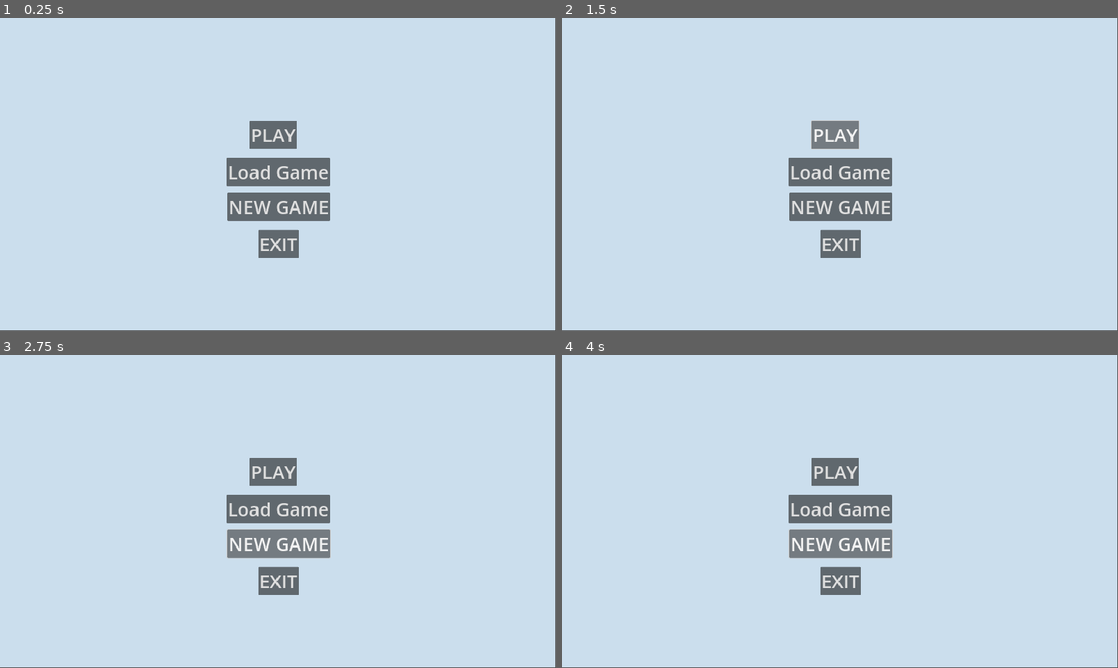
Above: before the commit, frames 1-4 (two rows, left to right).
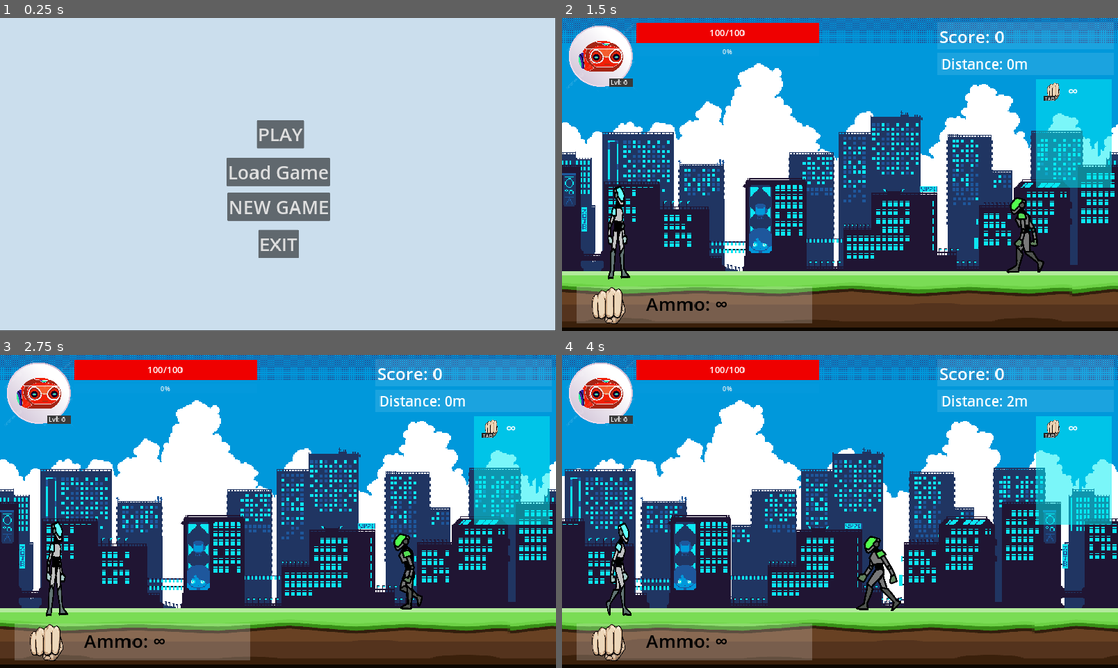
Above: after the commit, the same moments.

Repository: PandaHunterX/Cyber-Blasters
Game: Godot game, scene res://main_menu.tscn
Two runs of this game, one before a commit and one after it. Both use one fixed random seed, a clock stepped at 60 frames per second and the inputs below. Sound files missing from this copy of the repository are replaced by a short silence.
Inputs (mouse positions are in pixels of both pictures, inside the frame that each line leads up to):
- Up to frame 1 (0.25 s): no input
- Up to frame 2 (1.5 s): click "PLAY" at 0.5 s; click (834, 133) at 1.25 s, where only the run before the commit has a clickable "PLAY"
- Up to frame 3 (2.75 s): click (278, 542) at 2 s, where only the run before the commit has a clickable "NEW GAME"
- Up to frame 4 (4 s): click (840, 542) at 2.75 s, where only the run before the commit has a clickable "NEW GAME"; tap Enter at 3.5 s; hold D (right) from 3.53 s (still down); hold E (attack) from 3.53 s (still down)

The runs differ from the first frame. In frame 1, 0.4% of the frame differs, in the area x 44-55%, y 32-42%; in frame 2, 100%; in frame 3, 100%, in the area x 0-100%, y 0-100%; in frame 4, 100%.

Commit message:
Fix Main Menu

Diff:
--- a/game.gd
+++ /dev/null
@@ -1,18 +0,0 @@
-extends Node
-
-@onready var weak_enemy = preload("res://scenes/enemy_weak.tscn")
-
-func _ready() -> void:
-	$Respawn.start()
-
-
-
-func spawn_weak_enemy() -> void:
-	var weak = weak_enemy.instantiate()
-	weak.position = $Player/Path2D/PathFollow2D/Marker2D.global_position
-	add_child(weak)
-
-
-
-func _on_respawn_timeout() -> void:
-	spawn_weak_enemy()
--- a/game.tscn
+++ /dev/null
@@ -1,32 +0,0 @@
-[gd_scene load_steps=6 format=3 uid="uid://d1b02trcyeing"]
-
-[ext_resource type="Script" path="res://game.gd" id="1_h21nm"]
-[ext_resource type="PackedScene" uid="uid://bcne1d3p0amrk" path="res://scenes/background.tscn" id="1_joo2j"]
-[ext_resource type="PackedScene" uid="uid://dvqe5yrmnj22t" path="res://scenes/player.tscn" id="3_re4dx"]
-[ext_resource type="PackedScene" uid="uid://cy2ytach2fwsu" path="res://scenes/enemy_weak.tscn" id="3_w88dg"]
-
-[sub_resource type="Curve2D" id="Curve2D_w3axu"]
-
-[node name="Game" type="Node"]
-script = ExtResource("1_h21nm")
-
-[node name="Parallax2D" parent="." instance=ExtResource("1_joo2j")]
-
-[node name="Player" parent="." instance=ExtResource("3_re4dx")]
-position = Vector2(316, 765)
-
-[node name="Path2D" type="Path2D" parent="Player"]
-curve = SubResource("Curve2D_w3axu")
-
-[node name="PathFollow2D" type="PathFollow2D" parent="Player/Path2D"]
-
-[node name="Marker2D" type="Marker2D" parent="Player/Path2D/PathFollow2D"]
-position = Vector2(1650, 142)
-
-[node name="enemyweak" parent="." instance=ExtResource("3_w88dg")]
-position = Vector2(1549, 901)
-
-[node name="Respawn" type="Timer" parent="."]
-wait_time = 3.0
-
-[connection signal="timeout" from="Respawn" to="." method="_on_respawn_timeout"]
--- a/main_menu.gd
+++ b/main_menu.gd
@@ -8,5 +8,10 @@
 
 
 func _on_play_pressed() -> void:
-	get_tree().change_scene_to_file("res://game.tscn")
-	Global.player_reset()
+	get_tree().change_scene_to_file("res://scenes/game.tscn")
+	Global.player_isdead = false
+	Global.player_respawn = true
+
+
+func _on_exit_pressed() -> void:
+	get_tree().quit()
--- a/main_menu.tscn
+++ b/main_menu.tscn
@@ -27,7 +27,27 @@
 theme_override_font_sizes/font_size = 64
 text = "Load Game"
 
+[node name="Play" type="Button" parent="CanvasLayer/ColorRect"]
+process_mode = 3
+layout_mode = 1
+offset_left = 887.0
+offset_top = 353.0
+offset_right = 1049.0
+offset_bottom = 449.0
+theme_override_font_sizes/font_size = 64
+text = "PLAY"
+
+[node name="New Game" type="Button" parent="CanvasLayer/ColorRect"]
+layout_mode = 0
+offset_left = 785.0
+offset_top = 603.0
+offset_right = 1140.0
+offset_bottom = 699.0
+theme_override_font_sizes/font_size = 64
+text = "NEW GAME"
+
 [node name="Exit" type="Button" parent="CanvasLayer/ColorRect"]
+layout_mode = 0
 offset_left = 892.0
 offset_top = 731.0
 offset_right = 1031.0
@@ -35,20 +55,5 @@
 theme_override_font_sizes/font_size = 64
 text = "EXIT"
 
-[node name="Play" type="Button" parent="CanvasLayer/ColorRect"]
-layout_mode = 1
-offset_left = 862.0
-offset_top = 355.0
-offset_right = 1024.0
-offset_bottom = 451.0
-theme_override_font_sizes/font_size = 64
-text = "PLAY"
-
-[node name="Button" type="Button" parent="CanvasLayer/ColorRect"]
-layout_mode = 0
-offset_left = 785.0
-offset_top = 603.0
-offset_right = 1140.0
-offset_bottom = 699.0
-theme_override_font_sizes/font_size = 64
-text = "NEW GAME"
+[connection signal="pressed" from="CanvasLayer/ColorRect/Play" to="." method="_on_play_pressed"]
+[connection signal="pressed" from="CanvasLayer/ColorRect/Exit" to="." method="_on_exit_pressed"]
--- a/scenes/pause.tscn
+++ b/scenes/pause.tscn
@@ -49,6 +49,7 @@
 "
 
 [node name="Main Menu" type="Button" parent="GridContainer"]
+process_mode = 3
 layout_mode = 2
 theme_override_font_sizes/font_size = 24
 text = "MAIN MENU"
--- a/scenes/respawn_menu.tscn
+++ b/scenes/respawn_menu.tscn
@@ -87,10 +87,16 @@
 theme_override_font_sizes/font_size = 48
 text = "RESPAWN"
 
+[node name="Main Menu" type="Button" parent="PanelContainer/MarginContainer/VBoxContainer"]
+layout_mode = 2
+theme_override_font_sizes/font_size = 48
+text = "Main Menu"
+
 [node name="Quit" type="Button" parent="PanelContainer/MarginContainer/VBoxContainer"]
 layout_mode = 2
 theme_override_font_sizes/font_size = 48
 text = "Quit"
 
 [connection signal="pressed" from="PanelContainer/MarginContainer/VBoxContainer/Respawn" to="." method="_on_respawn_pressed"]
+[connection signal="pressed" from="PanelContainer/MarginContainer/VBoxContainer/Main Menu" to="." method="_on_main_menu_pressed"]
 [connection signal="pressed" from="PanelContainer/MarginContainer/VBoxContainer/Quit" to="." method="_on_quit_pressed"]
--- a/scripts/pause.gd
+++ b/scripts/pause.gd
@@ -21,4 +21,5 @@
 
 
 func _on_button_pressed() -> void:
+	is_paused = false
 	get_tree().change_scene_to_file("res://main_menu.tscn")
--- a/scripts/respawn_menu.gd
+++ b/scripts/respawn_menu.gd
@@ -22,3 +22,11 @@
 
 func _on_quit_pressed() -> void:
 	get_tree().quit()
+
+
+func _on_main_menu_pressed() -> void:
+	get_tree().paused = false
+	Global.player_isdead = false
+	Global.player_respawn = true
+	Global.player_drop_body = false
+	get_tree().change_scene_to_file("res://main_menu.tscn")
